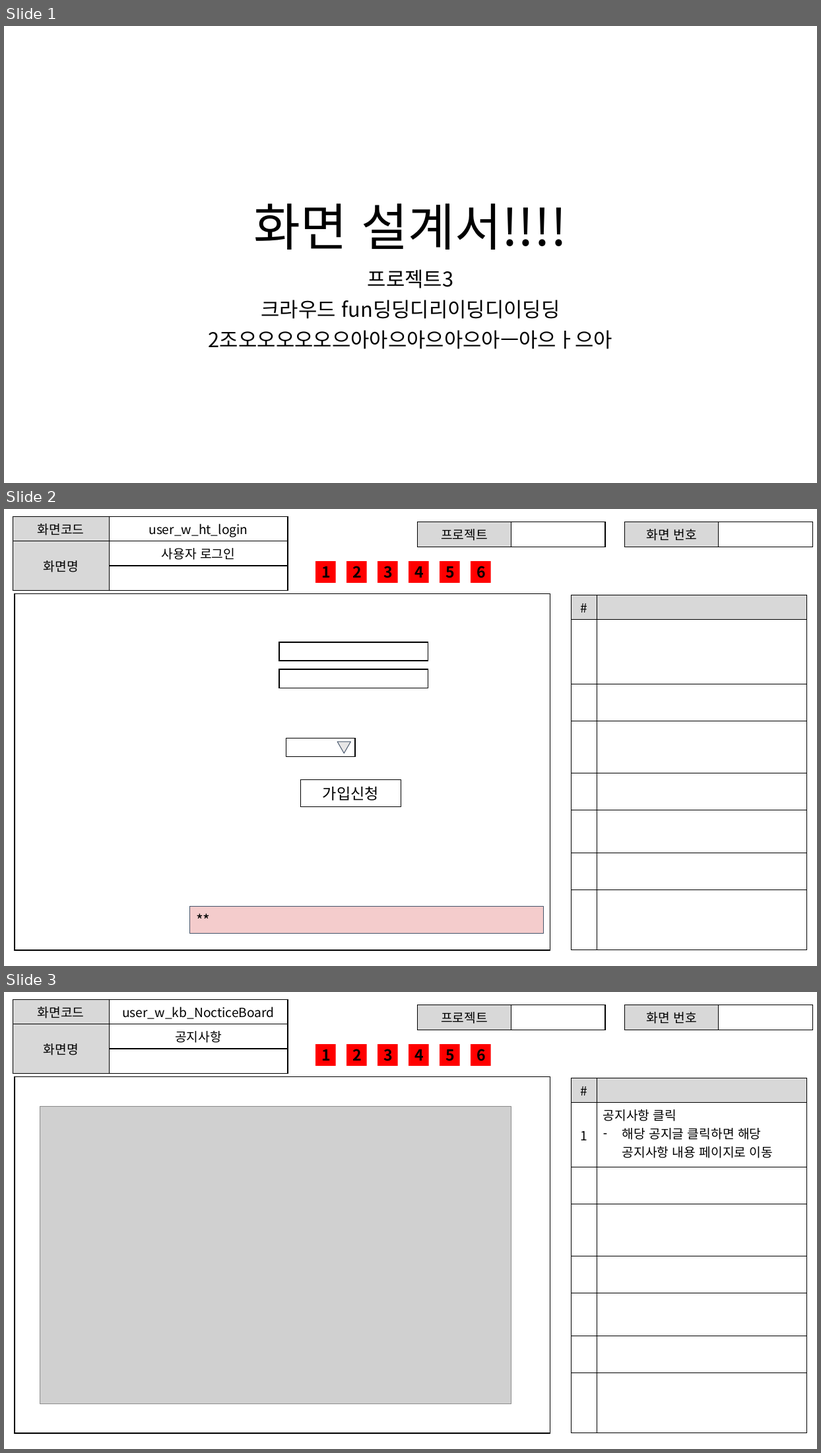
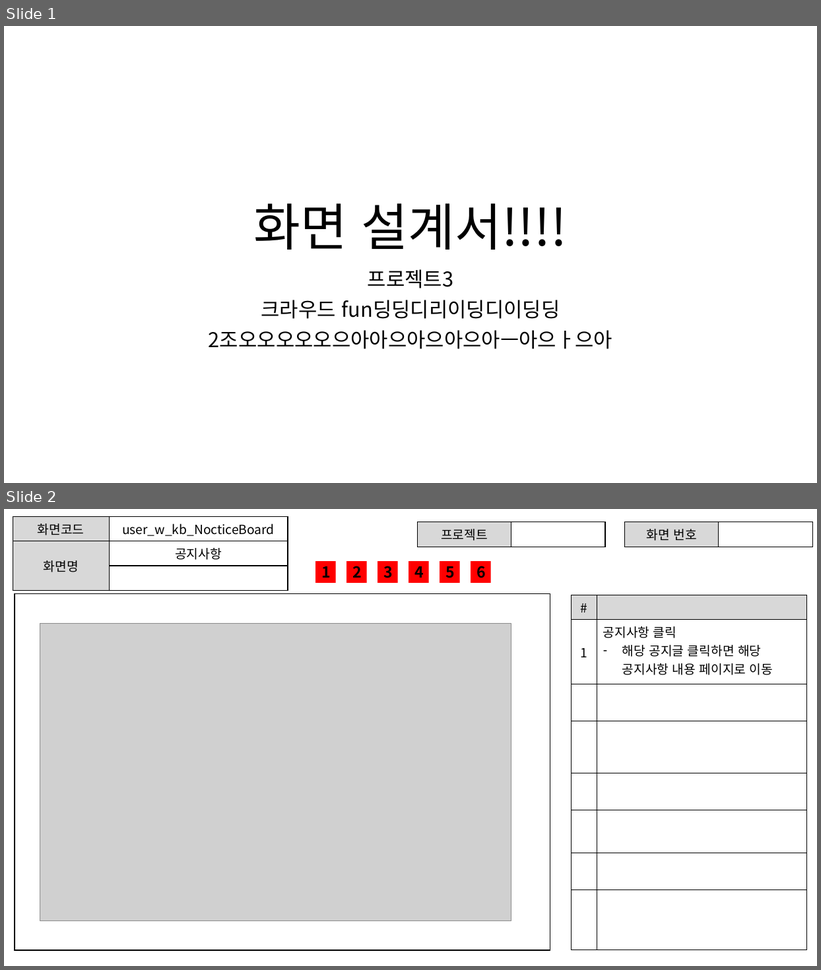
Before and after one commit to ezenteam2/EzenCrowdFunding, a slide deck: project03 화면설계서/project03 - 화면 설계서 - 기범.pptx. Shown one above the other, each under a label of ours: slides 1, 2 and 3 before the commit, slides 1 and 2 after it. The pictures are 821x1453 and 821x970 pixels, drawn with LibreOffice and Linux fonts; fonts in the diff are those of the drawing; grey boxes stand for pictures. Boxes give left, top, right and bottom in pixels: in the first picture for what was removed or moved away, otherwise in the second. Text is boxed around its words. In the diff, an @@ line names an element or a change of style, - is before the commit and + after.

Commit message:
ppt

```diff
--- a/project03 화면설계서/project03 - 화면 설계서 - 기범.pptx
+++ b/project03 화면설계서/project03 - 화면 설계서 - 기범.pptx
@@ slide 2 removed at (4, 509, 817, 966), background #FFFFFF @@
@@ table removed at (13, 517, 288, 581), 3 rows, 2 columns @@
-화면코드 | user_w_ht_login
-화면명 | 사용자 로그인
- | 
@@ table removed at (418, 522, 605, 544), 1 rows, 2 columns @@
-프로젝트 | 
@@ table removed at (625, 522, 813, 544), 1 rows, 2 columns @@
-화면 번호 | 
@@ rectangle removed at (316, 561, 336, 583) @@
-1
@@ rectangle removed at (347, 561, 367, 583) @@
-2
@@ rectangle removed at (378, 561, 398, 583) @@
-3
@@ rectangle removed at (409, 561, 429, 583) @@
-4
@@ rectangle removed at (440, 561, 459, 583) @@
-5
@@ rectangle removed at (471, 561, 491, 583) @@
-6
@@ rectangle removed at (15, 593, 550, 951) @@
@@ table removed at (572, 595, 807, 949), 8 rows, 2 columns @@
-# | 
- | 
- | 
- | 
- | 
- | 
- | 
- | 
@@ rectangle removed at (279, 642, 428, 661) @@
@@ rectangle removed at (279, 669, 428, 688) @@
@@ rectangle removed at (286, 739, 354, 757) @@
@@ triangle removed at (338, 742, 351, 754) @@
@@ rectangle removed at (300, 780, 401, 807) @@
-가입신청
@@ rectangle removed at (190, 907, 544, 933) @@
-**
@@ what was slide 3 is now slide 2 @@
```
Also in this commit, not shown: 5 slides added, 4 other slides removed, 1 other file.
